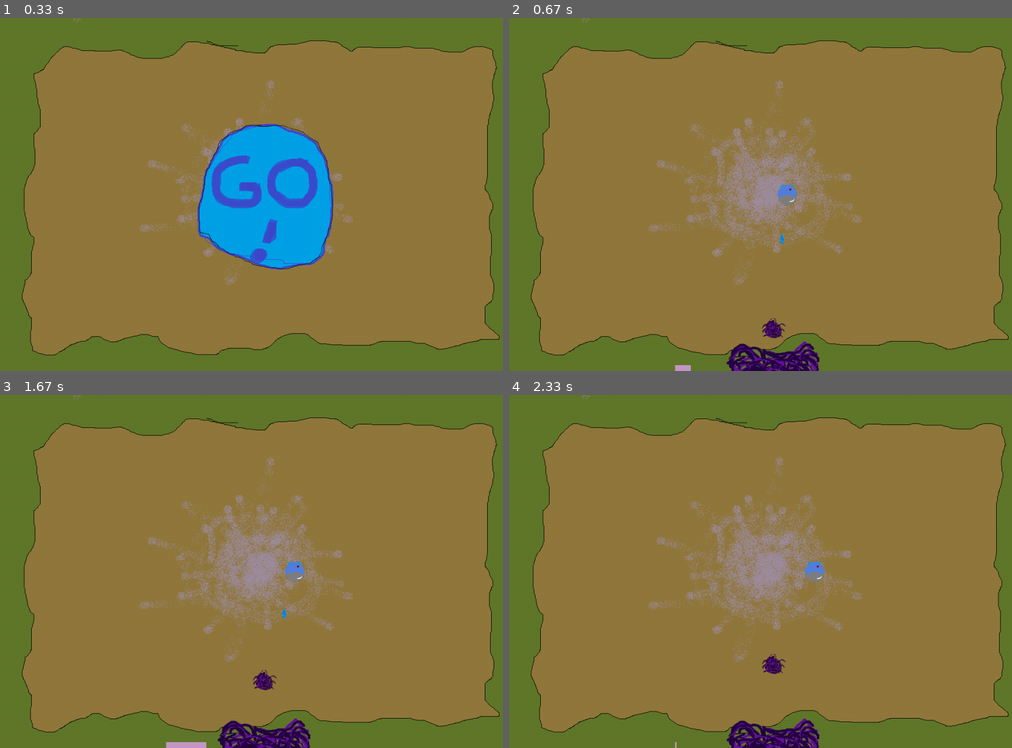
Above: before the commit, frames 1-4 (two rows, left to right).
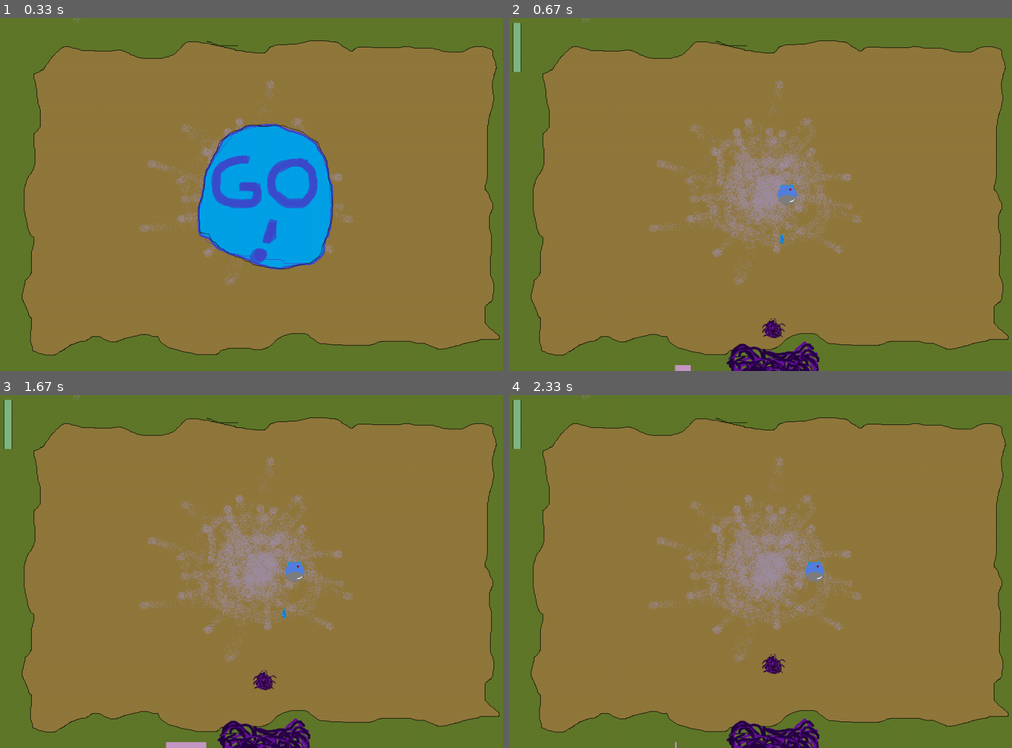
Above: after the commit, the same moments.

Repository: Gadjstream/JEUPYGAME-0.1
Game: pygame game, started from JEU.py
The game is run twice, just before and just after one commit, with the same random seed, the same clock (stepped at 60 frames per second) and the same inputs.
Inputs (mouse positions are in pixels of both pictures, inside the frame that each line leads up to):
- Up to frame 1 (0.33 s): no input
- Up to frame 2 (0.67 s): click (775, 194) at 0.38 s
- Up to frame 3 (1.67 s): tap Space at 0.67 s; click (100, 652) at 1.05 s; click (326, 603) at 1.38 s
- Up to frame 4 (2.33 s): move the mouse to (649, 500) at 1.7 s; tap Space at 1.73, 2.03 s; click (770, 613) at 2.22 s

Frame 1 is identical in both runs. In frame 2, 0.2% of the frame differs, in the area x 0-3%, y 1-16%; in frame 3, 0.2%; in frame 4, 0.2%.

Commit message:
version 0.11 - ajout de la barre de vie du hero

Diff:
--- a/ANIM_BAR.py
+++ b/ANIM_BAR.py
@@ -21,7 +21,7 @@
         # Couleur de la barre
         self.color = (198, 152, 197)
 
-    def anim_spawn(self, screen, cd):
+    def update(self, screen, cd):
 
         # Gère l'animation
 
@@ -41,3 +41,35 @@
             self.anim = 0
             self.start = pygame.time.get_ticks()
             print("reset anim")
+
+
+class HPBar:
+
+    # Gère la barre de vie du hero
+
+    def __init__(self, hero):
+
+        # Définition du hero
+        self.hero = hero
+
+        # Dimansion de la barre
+        self.haut = 100
+        self.large = 15
+
+        # Couleur de la barre
+        self.color = (127, 184, 128)
+        self.color_bg = (15, 15, 15)
+
+        # Switch background
+        self.bg = False
+
+    def update(self, screen):
+
+        # Dessine le background 1 seule fois
+        if not self.bg:
+            pygame.draw.rect(screen, self.color_bg, (10 - 1, 10, self.large + 2, self.haut))
+        else:
+            pass
+
+        # Dessine la barre d'hp
+        pygame.draw.rect(screen, self.color, (10, 10 + self.hero.hp_missing, self.large, self.hero.hp))
--- a/FONCTIONS.py
+++ b/FONCTIONS.py
@@ -53,6 +53,7 @@
         if self.hero.hero_alive:
             screen.blit(self.hero.image, self.hero.rect)
             self.hero.move()
+            self.hero.hp_bar.update(screen)
 
         # Si le hero meurt, il disparait
         elif not self.hero.hero_alive:
@@ -86,7 +87,7 @@
             pygame.time.set_timer(CD, self.cd_spawn_time)
 
         # Animation de la barre de spawn
-        self.spawn_bar.anim_spawn(self.screen, self.cd_spawn_time)
+        self.spawn_bar.update(self.screen, self.cd_spawn_time)
 
         # gestion des événements
         for events in pygame.event.get():
@@ -162,6 +163,9 @@
         print("le hero a perdu " + str(n) + " hp")
         print("hp :", entity.hp)
 
+        # Actualisation des hp manquants
+        self.hero.hp_missing = self.hero.hp_max - self.hero.hp
+
         # Si les pv du héro sont à O, il meurt
         if entity.hp <= 0:
             entity.hp = 0
--- a/HERO.py
+++ b/HERO.py
@@ -5,6 +5,8 @@
 """on importe la classe pour avoir accès aux fonctions principale,
 mais on n'a pas accès à l'objet "jeu" initialisé dans le "main" """
 from FONCTIONS import Fonctions
+
+from ANIM_BAR import HPBar
 
 
 class Hero(pygame.sprite.Sprite):
@@ -54,9 +56,13 @@
         self.reposition = False
         self.tire = True
 
+        # Spawn de la barre de vie
+        self.hp_bar = HPBar(self)
+
         # Stats du héro
         self.hp = 100
         self.hp_max = 100
+        self.hp_missing = 0
         self.speed = 2
         self.range = 120
         self.attack_speed = 1000
